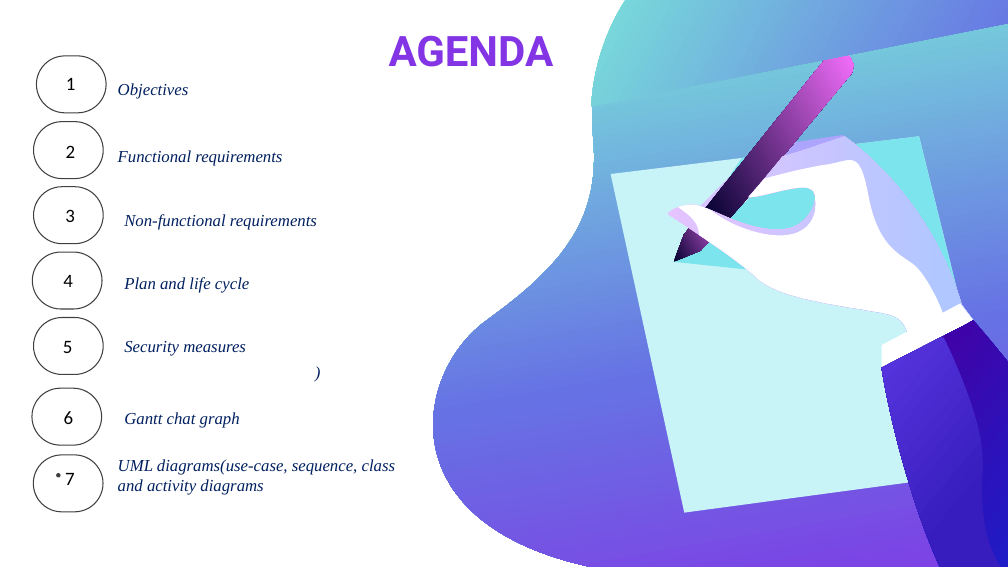
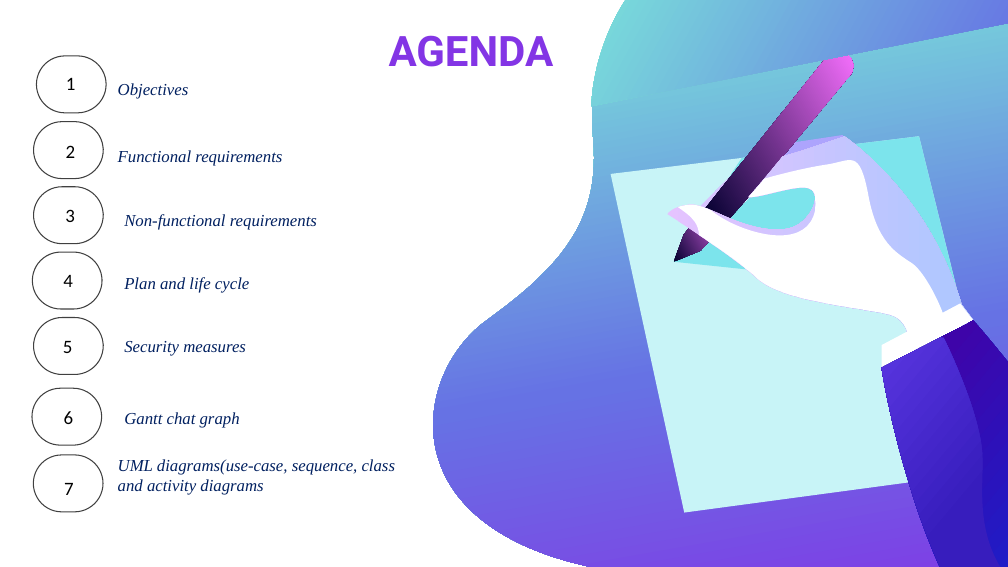
Before and after one commit to clintjeff2/webmet-plus-LANDMARK, a slide deck: slide 3 of Comuter materials.pptx. Drawn at 1008x567 pixels with LibreOffice and Linux fonts; fonts in the diff are those of the drawing. Boxes give left, top, right and bottom in pixels: in the first picture for what was removed or moved away, otherwise in the second. Text is boxed around its words. In the diff, an @@ line names an element or a change of style, - is before the commit and + after.

```diff
--- a/Comuter materials.pptx
+++ b/Comuter materials.pptx
@@ freeform shape at (381, 0, 1008, 567): outline redrawn @@
@@ freeform shape at (668, 136, 1008, 567): outline redrawn @@
@@ text removed at (315, 281, 668, 404) @@
-)
@@ ellipse removed at (56, 473, 60, 478) @@
@@ text "7": place and size @@
-text "7" at (65, 473, 75, 485)
+text "7" at (64, 483, 74, 495)
```
Also in this commit, not shown: 14 other slides changed.
